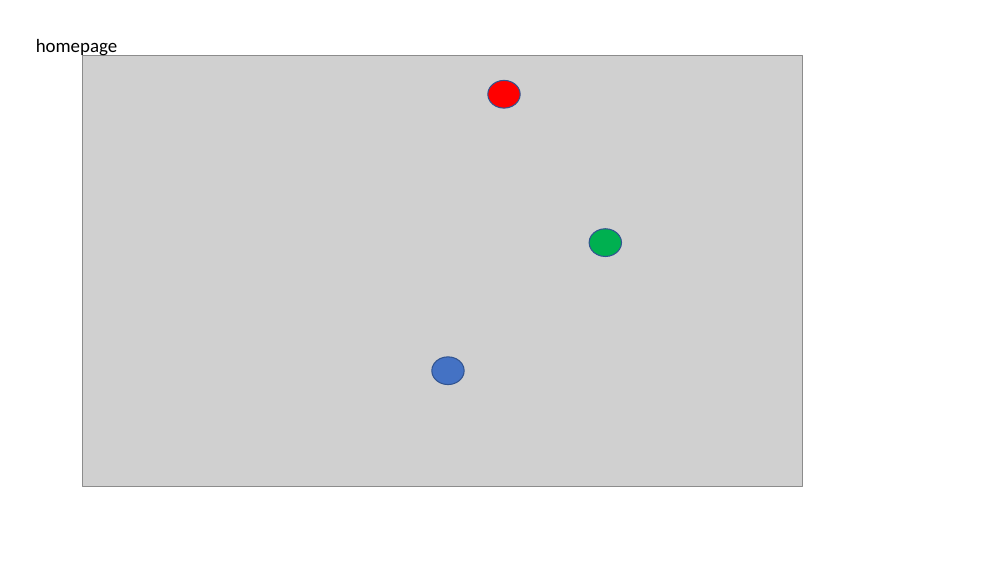
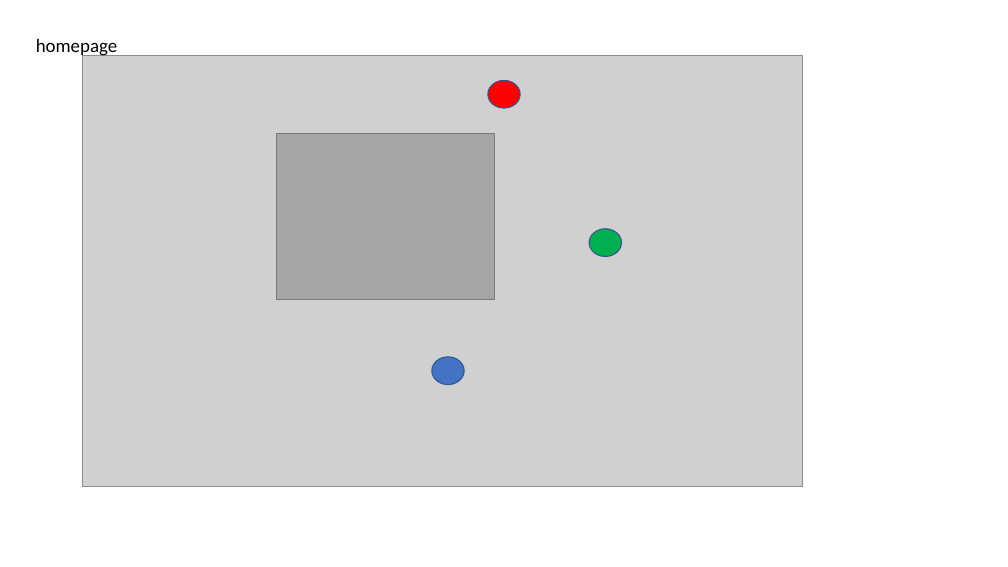
Before and after one commit to sohaibi/EE461L-Project, a slide deck: slide 3 of web app design user flow/userflow.pptx. Drawn at 1008x567 pixels with LibreOffice and Linux fonts; fonts in the diff are those of the drawing; grey boxes stand for pictures. Boxes give left, top, right and bottom in pixels: in the first picture for what was removed or moved away, otherwise in the second. Text is boxed around its words. In the diff, an @@ line names an element or a change of style, - is before the commit and + after.

```diff
--- a/web app design user flow/userflow.pptx
+++ b/web app design user flow/userflow.pptx
@@ rectangle added at [277, 134, 495, 299], fill #A5A5A5, outline #7A7A7A 1 pt @@
```
Also in this commit, not shown: 6 other slides changed.
